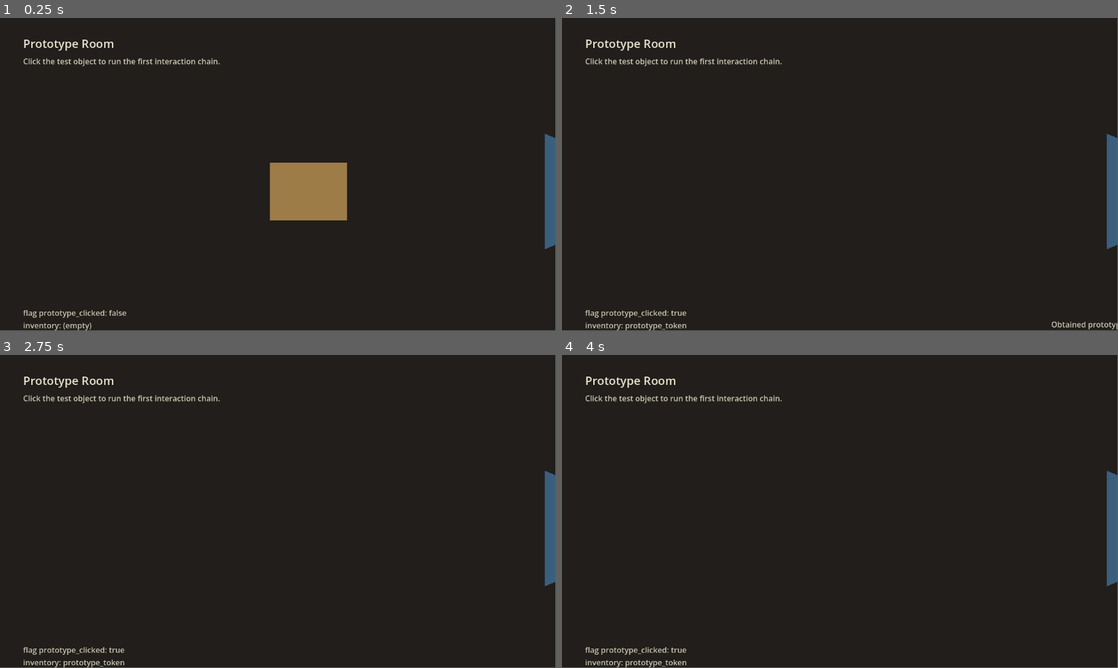
Above: before the commit, frames 1-4 (two rows, left to right).
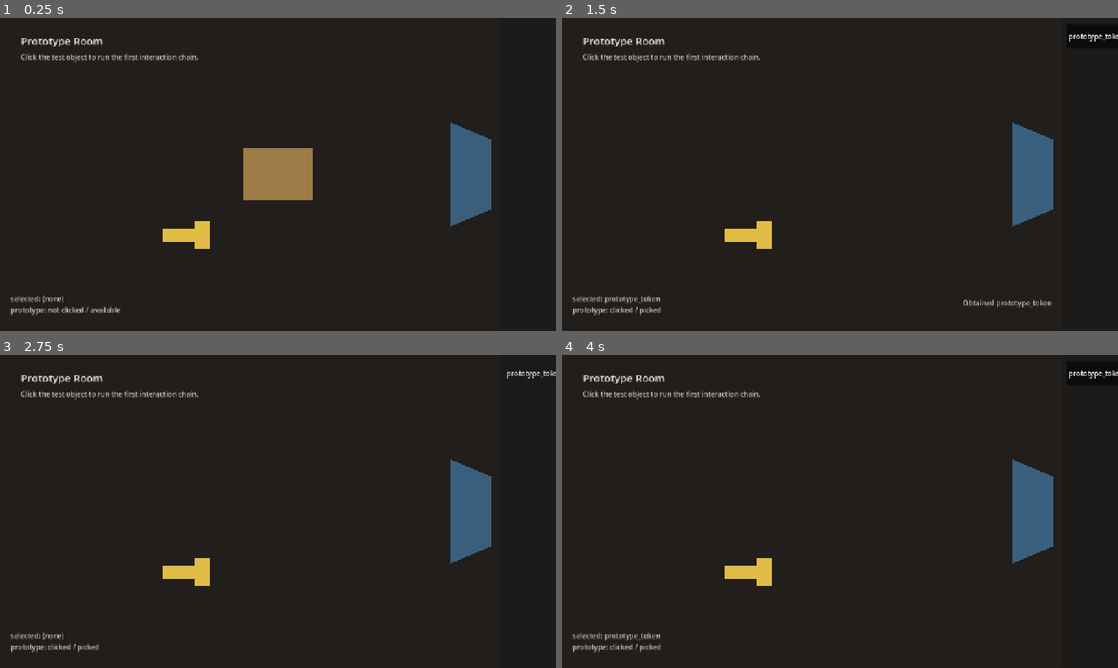
Above: after the commit, the same moments.

Repository: Courtshipfy/HijackSoul
Game: Godot game, scene res://levels/prototype/prototype_room_front.tscn
Same seed, same stepped clock (60 frames per second), same inputs: the game is played once before the commit and once after it.
Inputs (mouse positions are in pixels of both pictures, inside the frame that each line leads up to):
- Up to frame 1 (0.25 s): no input
- Up to frame 2 (1.5 s): tap Enter at 0.5 s; move the mouse to (867, 190) at 0.52 s; click (867, 190) at 0.67 s; click (1095, 36) at 1.25 s, where only the run after the commit has a clickable "prototype_token"
- Up to frame 3 (2.75 s): click (533, 373) at 2 s, where only the run after the commit has a clickable "prototype_token"
- Up to frame 4 (4 s): click (1095, 373) at 2.75 s, where only the run after the commit has a clickable "prototype_token"; tap Space at 3.5 s; move the mouse to (728, 527) at 3.52 s; click (728, 527) at 3.67 s
In our replay, the window is 799x449 before the commit and 800x450 after it. These sizes can differ from the game's own. Grey fills any space a smaller window leaves; there, only what the larger window draws over its background counts as a difference.

The runs differ from the first frame. In frame 1, 7.6% of the frame differs, in the area x 1-100%, y 6-100%; in frame 2, 5.2%; in frame 3, 4.9%; in frame 4, 4.9%.

Commit message:
初版功能性框架上传

Diff:
--- /dev/null
+++ b/hijacksoul/autoload/story_bridge.gd
@@ -0,0 +1,132 @@
+extends Node
+
+signal dialogue_line_requested(payload: Dictionary)
+signal dialogue_choices_requested(choices: Array)
+signal dialogue_ended
+signal story_error(message: String)
+
+const DEFAULT_STORY_PATH := "res://levels/prototype/prototype_story.nrstory"
+const STORY_LOADER_SCRIPT := "res://addons/narrrail/runtime/story_resource_loader.gd"
+const DIRECT_STORY_LOADER_SCRIPT := "res://addons/narrrail/importer/nrstory_loader.gd"
+const SESSION_SCRIPT := "res://addons/narrrail/runtime/narrrail_session.gd"
+
+@export var story_event_map: Dictionary = {
+	"inspect_wall_note": DEFAULT_STORY_PATH
+}
+
+@export var narrrail_event_action_map: Dictionary = {
+	"prototype_note_story_seen": [
+		{"type": "set_flag", "flag_id": "prototype_note_story_seen", "value": true},
+		{"type": "show_toast", "message": "Story event: prototype_note_story_seen"}
+	]
+}
+
+var _session: RefCounted
+var _active_story_path: String = ""
+var _active_story_data: Dictionary = {}
+
+func _ready() -> void:
+	var bus := _event_bus()
+	if bus != null:
+		bus.story_event_requested.connect(_on_story_event_requested)
+
+func start_story(story_path: String, initial_variables: Dictionary = {}) -> bool:
+	var load_result := _load_story_data(story_path)
+	if not load_result.get("ok", false):
+		_raise_error(String(load_result.get("error", "Failed to load story.")))
+		return false
+
+	var session_script: Script = load(SESSION_SCRIPT)
+	if session_script == null:
+		_raise_error("NarrRail session missing: %s" % SESSION_SCRIPT)
+		return false
+
+	_session = session_script.new()
+	_active_story_path = story_path
+	_active_story_data = load_result.get("story", {})
+	_connect_session(_session)
+	_session.start(_active_story_data, initial_variables)
+	return true
+
+func next() -> void:
+	if _session == null:
+		return
+	_session.next()
+
+func choose(index: int) -> void:
+	if _session == null:
+		return
+	_session.choose(index)
+
+func create_snapshot() -> Dictionary:
+	if _session == null:
+		return {}
+	return {
+		"story_path": _active_story_path,
+		"snapshot": _session.create_save_snapshot()
+	}
+
+func restore_snapshot(snapshot: Dictionary) -> bool:
+	var story_path := String(snapshot.get("story_path", ""))
+	var session_snapshot: Dictionary = snapshot.get("snapshot", {})
+	if story_path.is_empty() or session_snapshot.is_empty():
+		return true
+
+	var session_script: Script = load(SESSION_SCRIPT)
+	if session_script == null:
+		return false
+
+	var load_result := _load_story_data(story_path)
+	if not load_result.get("ok", false):
+		_raise_error(String(load_result.get("error", "Failed to restore story.")))
+		return false
+
+	_session = session_script.new()
+	_active_story_path = story_path
+	_active_story_data = load_result.get("story", {})
+	_connect_session(_session)
+	return _session.restore_save_snapshot(_active_story_data, session_snapshot)
+
+func _connect_session(session: RefCounted) -> void:
+	session.line_changed.connect(func(payload: Dictionary):
+		dialogue_line_requested.emit(payload)
+	)
+	session.choices_changed.connect(func(choices: Array):
+		dialogue_choices_requested.emit(choices)
+	)
+	session.ended.connect(func():
+		dialogue_ended.emit()
+	)
+	session.error_raised.connect(func(message: String):
+		_raise_error(message)
+	)
+	session.event_emitted.connect(_on_narrrail_event_emitted)
+
+func _load_story_data(story_path: String) -> Dictionary:
+	var loader_path := DIRECT_STORY_LOADER_SCRIPT if story_path.ends_with(".nrstory") else STORY_LOADER_SCRIPT
+	var loader_script: Script = load(loader_path)
+	if loader_script == null:
+		return {"ok": false, "story": {}, "error": "NarrRail story loader missing: %s" % loader_path}
+	return loader_script.call("load_story", story_path)
+
+func _on_story_event_requested(event_id: String, _payload: Dictionary) -> void:
+	var story_path := String(story_event_map.get(event_id, ""))
+	if story_path.is_empty():
+		return
+	start_story(story_path)
+
+func _on_narrrail_event_emitted(payload: Dictionary) -> void:
+	var event_id := String(payload.get("eventId", ""))
+	var actions: Array = narrrail_event_action_map.get(event_id, [])
+	if actions.is_empty():
+		return
+	var runner := get_tree().root.get_node_or_null("ActionRunner")
+	if runner != null:
+		await runner.run_actions(actions, {"story_event_id": event_id, "save_reason": "story_event"})
+
+func _raise_error(message: String) -> void:
+	story_error.emit(message)
+	push_error(message)
+
+func _event_bus() -> Node:
+	return get_tree().root.get_node_or_null("EventBus")
--- a/hijacksoul/levels/prototype/prototype_room_front.tscn
+++ b/hijacksoul/levels/prototype/prototype_room_front.tscn
@@ -15,7 +15,10 @@
 size = Vector2(160, 120)
 
 [sub_resource type="RectangleShape2D" id="RectangleShape2D_exit"]
-size = Vector2(96, 240)
+size = Vector2(112, 280)
+
+[sub_resource type="RectangleShape2D" id="RectangleShape2D_key"]
+size = Vector2(120, 72)
 
 [node name="PrototypeRoomFront" type="Node2D" unique_id=1989307710]
 script = ExtResource("1_room_view")
@@ -55,6 +58,7 @@
 object_id = "prototype.room_front.test_object"
 display_name = "Test Object"
 hover_text = "Test Object"
+hotspot_size = Vector2(160, 120)
 default_actions = Array[Dictionary]([{
 "flag_id": "prototype_clicked",
 "type": "set_flag",
@@ -75,11 +79,12 @@
 shape = SubResource("RectangleShape2D_object")
 
 [node name="ExitToLeftView" type="Area2D" parent="ObjectLayer" unique_id=1717655515]
-position = Vector2(1178, 360)
+position = Vector2(1084, 360)
 script = ExtResource("2_interactive_object")
 object_id = "prototype.room_front.exit_left_view"
 display_name = "Left View"
 hover_text = "Look left"
+hotspot_size = Vector2(112, 280)
 default_actions = Array[Dictionary]([{
 "scene_path": "res://levels/prototype/prototype_room_left.tscn",
 "type": "change_view",
@@ -92,6 +97,28 @@
 
 [node name="CollisionShape2D" type="CollisionShape2D" parent="ObjectLayer/ExitToLeftView" unique_id=988292392]
 shape = SubResource("RectangleShape2D_exit")
+
+[node name="PrototypeKey" type="Area2D" parent="ObjectLayer" unique_id=211276887]
+position = Vector2(430, 500)
+script = ExtResource("2_interactive_object")
+object_id = "prototype.room_front.prototype_key"
+display_name = "Prototype Key"
+hover_text = "Pick up key"
+hotspot_size = Vector2(120, 72)
+default_actions = Array[Dictionary]([{
+"item_id": "prototype_key",
+"type": "pickup_item"
+}, {
+"message": "Obtained prototype_key",
+"type": "show_toast"
+}])
+
+[node name="KeyBlock" type="Polygon2D" parent="ObjectLayer/PrototypeKey" unique_id=1213473299]
+color = Color(0.88, 0.74, 0.28, 1)
+polygon = PackedVector2Array(-55, -16, 18, -16, 18, -32, 55, -32, 55, 32, 18, 32, 18, 16, -55, 16)
+
+[node name="CollisionShape2D" type="CollisionShape2D" parent="ObjectLayer/PrototypeKey" unique_id=215462888]
+shape = SubResource("RectangleShape2D_key")
 
 [node name="PrototypeDebugHud" type="CanvasLayer" parent="." unique_id=1330575709]
 script = ExtResource("3_debug_hud")
--- a/hijacksoul/levels/prototype/prototype_room_left.tscn
+++ b/hijacksoul/levels/prototype/prototype_room_left.tscn
@@ -17,6 +17,9 @@
 
 [sub_resource type="RectangleShape2D" id="RectangleShape2D_note"]
 size = Vector2(180, 100)
+
+[sub_resource type="RectangleShape2D" id="RectangleShape2D_box"]
+size = Vector2(160, 120)
 
 [node name="PrototypeRoomLeft" type="Node2D"]
 script = ExtResource("1_room_view")
@@ -58,6 +61,7 @@
 object_id = "prototype.room_left.exit_front_view"
 display_name = "Front View"
 hover_text = "Look forward"
+hotspot_size = Vector2(112, 280)
 default_actions = Array[Dictionary]([{
 "scene_path": "res://levels/prototype/prototype_room_front.tscn",
 "type": "change_view",
@@ -77,13 +81,10 @@
 object_id = "prototype.room_left.wall_note"
 display_name = "Wall Note"
 hover_text = "Read note"
+hotspot_size = Vector2(180, 100)
 default_actions = Array[Dictionary]([{
-"type": "set_flag",
-"flag_id": "prototype_note_read",
-"value": true
-}, {
-"type": "show_toast",
-"message": "Read wall note"
+"type": "emit_story_event",
+"event_id": "inspect_wall_note"
 }])
 
 [node name="NoteBlock" type="Polygon2D" parent="ObjectLayer/WallNote"]
@@ -92,6 +93,45 @@
 
 [node name="CollisionShape2D" type="CollisionShape2D" parent="ObjectLayer/WallNote"]
 shape = SubResource("RectangleShape2D_note")
+
+[node name="LockedBox" type="Area2D" parent="ObjectLayer"]
+position = Vector2(850, 455)
+script = ExtResource("2_interactive_object")
+object_id = "prototype.room_left.locked_box"
+display_name = "Locked Box"
+hover_text = "Open box"
+hotspot_size = Vector2(160, 120)
+default_actions = Array[Dictionary]([{
+"message": "The box is locked.",
+"type": "show_toast"
+}])
+item_interactions = Array[Dictionary]([{
+"actions": [{
+"item_id": "prototype_key",
+"type": "remove_item"
+}, {
+"object_id": "prototype.room_left.locked_box",
+"state": {
+"state": "open"
+},
+"type": "set_object_state"
+}, {
+"flag_id": "prototype_box_opened",
+"type": "set_flag",
+"value": true
+}, {
+"message": "Opened the locked box.",
+"type": "show_toast"
+}],
+"item_id": "prototype_key"
+}])
+
+[node name="BoxBlock" type="Polygon2D" parent="ObjectLayer/LockedBox"]
+color = Color(0.42, 0.32, 0.22, 1)
+polygon = PackedVector2Array(-80, -60, 80, -60, 80, 60, -80, 60)
+
+[node name="CollisionShape2D" type="CollisionShape2D" parent="ObjectLayer/LockedBox"]
+shape = SubResource("RectangleShape2D_box")
 
 [node name="PrototypeDebugHud" type="CanvasLayer" parent="."]
 script = ExtResource("3_debug_hud")
--- a/hijacksoul/modules/interaction/interactive_object.gd
+++ b/hijacksoul/modules/interaction/interactive_object.gd
@@ -1,3 +1,4 @@
+@tool
 extends Area2D
 class_name InteractiveObject
 
@@ -5,11 +6,42 @@
 signal hover_ended(object_id: String)
 signal interaction_requested(payload: Dictionary)
 
+@export_group("Identity")
 @export var object_id: String = ""
 @export var display_name: String = ""
 @export var hover_text: String = ""
 @export var save_enabled: bool = true
 @export var default_state: String = "default"
+
+@export_group("Visual")
+@export var sprite_texture: Texture2D:
+	set(value):
+		sprite_texture = value
+		_sync_editor_nodes()
+@export var sprite_offset: Vector2 = Vector2.ZERO:
+	set(value):
+		sprite_offset = value
+		_sync_editor_nodes()
+@export var sprite_scale: Vector2 = Vector2.ONE:
+	set(value):
+		sprite_scale = value
+		_sync_editor_nodes()
+@export var sprite_modulate: Color = Color.WHITE:
+	set(value):
+		sprite_modulate = value
+		_sync_editor_nodes()
+
+@export_group("Hotspot")
+@export var hotspot_size: Vector2 = Vector2(64, 64):
+	set(value):
+		hotspot_size = value.max(Vector2.ONE)
+		_sync_editor_nodes()
+@export var hotspot_offset: Vector2 = Vector2.ZERO:
+	set(value):
+		hotspot_offset = value
+		_sync_editor_nodes()
+
+@export_group("Actions")
 @export var default_actions: Array[Dictionary] = []
 @export var item_interactions: Array[Dictionary] = []
 @export var visible_condition: Dictionary = {}
@@ -25,6 +57,10 @@
 var _default_modulate: Color = Color.WHITE
 
 func _ready() -> void:
+	_sync_editor_nodes()
+	if Engine.is_editor_hint():
+		return
+
 	add_to_group("interactive_object")
 	current_state = default_state
 	_default_modulate = modulate
@@ -150,3 +186,25 @@
 	if changed_object_id != object_id:
 		return
 	apply_object_state(state)
+
+func _sync_editor_nodes() -> void:
+	if not is_inside_tree():
+		return
+
+	var sprite := get_node_or_null("Sprite2D") as Sprite2D
+	if sprite != null:
+		sprite.texture = sprite_texture
+		sprite.offset = sprite_offset
+		sprite.scale = sprite_scale
+		sprite.modulate = sprite_modulate
+
+	var collision := get_node_or_null("CollisionShape2D") as CollisionShape2D
+	if collision == null:
+		return
+	collision.position = hotspot_offset
+
+	var rect_shape := collision.shape as RectangleShape2D
+	if rect_shape == null:
+		rect_shape = RectangleShape2D.new()
+		collision.shape = rect_shape
+	rect_shape.size = hotspot_size
--- a/hijacksoul/modules/interaction/interactive_object.tscn
+++ b/hijacksoul/modules/interaction/interactive_object.tscn
@@ -7,6 +7,7 @@
 
 [node name="InteractiveObject" type="Area2D"]
 script = ExtResource("1_interactive")
+hotspot_size = Vector2(64, 64)
 
 [node name="Sprite2D" type="Sprite2D" parent="."]
 
--- a/hijacksoul/project.godot
+++ b/hijacksoul/project.godot
@@ -22,9 +22,16 @@
 SaveManager="*res://autoload/save_manager.gd"
 SceneFlowManager="*res://autoload/scene_flow_manager.gd"
 InventoryManager="*res://autoload/inventory_manager.gd"
+StoryBridge="*res://autoload/story_bridge.gd"
 ActionRunner="*res://modules/interaction/action_runner.gd"
 InteractionManager="*res://modules/interaction/interaction_manager.gd"
 SceneManager="*uid://j20v4cg7v8m1"
+
+[display]
+
+window/size/viewport_width=1280
+window/size/viewport_height=720
+window/stretch/mode="canvas_items"
 
 [editor_plugins]
 
--- a/hijacksoul/tests/interaction_smoke_runner.gd
+++ b/hijacksoul/tests/interaction_smoke_runner.gd
@@ -1,6 +1,7 @@
 extends Node
 
 const PROTOTYPE_SCENE := "res://levels/prototype/prototype_room_front.tscn"
+const LEFT_SCENE := "res://levels/prototype/prototype_room_left.tscn"
 
 func _ready() -> void:
 	call_deferred("_run")
@@ -43,5 +44,70 @@
 		get_tree().quit(1)
 		return
 
+	var key_object: Node = scene.get_node("ObjectLayer/PrototypeKey")
+	await interaction_manager.request_interaction({
+		"object": key_object,
+		"object_id": "prototype.room_front.prototype_key",
+		"display_name": "Prototype Key"
+	})
+	await get_tree().process_frame
+
+	if not inventory.has_item("prototype_key"):
+		push_error("Expected inventory to contain prototype_key.")
+		get_tree().quit(1)
+		return
+
+	inventory.select_item("prototype_key")
+	var left_scene: Node = load(LEFT_SCENE).instantiate()
+	add_child(left_scene)
+	await get_tree().process_frame
+
+	var box_object: Node = left_scene.get_node("ObjectLayer/LockedBox")
+	await interaction_manager.request_interaction({
+		"object": box_object,
+		"object_id": "prototype.room_left.locked_box",
+		"display_name": "Locked Box"
+	})
+	await get_tree().process_frame
+
+	if inventory.has_item("prototype_key"):
+		push_error("Expected prototype_key to be consumed by locked box.")
+		get_tree().quit(1)
+		return
+
+	if game_state.get_flag("prototype_box_opened", false) != true:
+		push_error("Expected prototype_box_opened flag to be true.")
+		get_tree().quit(1)
+		return
+
+	var story_bridge: Node = get_tree().root.get_node("StoryBridge")
+	var dialogue_lines: Array[String] = []
+	story_bridge.dialogue_line_requested.connect(func(payload: Dictionary):
+		dialogue_lines.append(String(payload.get("textKey", "")))
+	)
+
+	var note_object: Node = left_scene.get_node("ObjectLayer/WallNote")
+	await interaction_manager.request_interaction({
+		"object": note_object,
+		"object_id": "prototype.room_left.wall_note",
+		"display_name": "Wall Note"
+	})
+	await get_tree().process_frame
+
+	if dialogue_lines.is_empty() or dialogue_lines[0] != "The paper is brittle.":
+		push_error("Expected NarrRail dialogue line from WallNote.")
+		get_tree().quit(1)
+		return
+
+	story_bridge.next()
+	await get_tree().process_frame
+	story_bridge.next()
+	await get_tree().process_frame
+
+	if game_state.get_flag("prototype_note_story_seen", false) != true:
+		push_error("Expected NarrRail emitted event to set prototype_note_story_seen.")
+		get_tree().quit(1)
+		return
+
 	print("interaction_smoke_runner passed")
 	get_tree().quit(0)
--- /dev/null
+++ b/hijacksoul/tests/prototype_scene_config_runner.gd
@@ -0,0 +1,39 @@
+extends Node
+
+const FRONT_SCENE := "res://levels/prototype/prototype_room_front.tscn"
+const LEFT_SCENE := "res://levels/prototype/prototype_room_left.tscn"
+
+func _ready() -> void:
+	call_deferred("_run")
+
+func _run() -> void:
+	var front: Node = load(FRONT_SCENE).instantiate()
+	add_child(front)
+	await get_tree().process_frame
+
+	_assert_hotspot(front, "ObjectLayer/ExitToLeftView", Vector2(112, 280))
+	_assert_hotspot(front, "ObjectLayer/TestObject", Vector2(160, 120))
+	_assert_hotspot(front, "ObjectLayer/PrototypeKey", Vector2(120, 72))
+
+	var left: Node = load(LEFT_SCENE).instantiate()
+	add_child(left)
+	await get_tree().process_frame
+
+	_assert_hotspot(left, "ObjectLayer/ExitToFrontView", Vector2(112, 280))
+	_assert_hotspot(left, "ObjectLayer/WallNote", Vector2(180, 100))
+	_assert_hotspot(left, "ObjectLayer/LockedBox", Vector2(160, 120))
+
+	print("prototype_scene_config_runner passed")
+	get_tree().quit(0)
+
+func _assert_hotspot(root: Node, node_path: NodePath, expected_size: Vector2) -> void:
+	var node := root.get_node(node_path)
+	var collision := node.get_node("CollisionShape2D") as CollisionShape2D
+	var shape := collision.shape as RectangleShape2D
+	if shape == null or not shape.size.is_equal_approx(expected_size):
+		push_error("Unexpected hotspot size on %s: expected %s got %s" % [
+			str(node_path),
+			str(expected_size),
+			str(shape.size if shape != null else Vector2.ZERO)
+		])
+		get_tree().quit(1)
--- /dev/null
+++ b/hijacksoul/tests/prototype_scene_config_runner.tscn
@@ -0,0 +1,6 @@
+[gd_scene load_steps=2 format=3]
+
+[ext_resource type="Script" path="res://tests/prototype_scene_config_runner.gd" id="1_runner"]
+
+[node name="PrototypeSceneConfigRunner" type="Node"]
+script = ExtResource("1_runner")
--- a/hijacksoul/ui/debug/prototype_debug_hud.gd
+++ b/hijacksoul/ui/debug/prototype_debug_hud.gd
@@ -1,10 +1,22 @@
 extends CanvasLayer
+
+const DESIGN_SIZE := Vector2(1280, 720)
+const INVENTORY_WIDTH := 128.0
+const CONTENT_RIGHT := DESIGN_SIZE.x - INVENTORY_WIDTH
+const OUTER_MARGIN := 24.0
 
 @onready var _toast_label: Label = %ToastLabel
 @onready var _state_label: Label = %StateLabel
 @onready var _tooltip_label: Label = %TooltipLabel
 
 var _toast_timer: SceneTreeTimer
+var _inventory_panel: PanelContainer
+var _inventory_list: VBoxContainer
+var _dialogue_panel: PanelContainer
+var _dialogue_speaker_label: Label
+var _dialogue_text_label: Label
+var _dialogue_next_button: Button
+var _dialogue_choice_list: VBoxContainer
 
 func _ready() -> void:
 	var bus := get_tree().root.get_node_or_null("EventBus")
@@ -39,6 +51,10 @@
 
 	_toast_label.visible = false
 	_tooltip_label.visible = false
+	_build_inventory_panel()
+	_build_dialogue_panel()
+	_apply_fixed_layout()
+	_connect_story_bridge()
 	_refresh_state()
 
 func _on_toast_requested(message: String, _payload: Dictionary) -> void:
@@ -59,14 +75,18 @@
 		object_state = game_state.get_object_state("prototype.room_front.test_object")
 
 	var items: Array[String] = []
+	var selected_item_id := ""
 	if inventory != null:
 		items = inventory.get_items()
-
-	_state_label.text = "flag prototype_clicked: %s\ninventory: %s\nobject_state: %s" % [
-		str(flag_value),
-		", ".join(items) if not items.is_empty() else "(empty)",
-		str(object_state)
+		selected_item_id = inventory.get_selected_item_id()
+
+	var picked_text := "picked" if bool(object_state.get("picked", false)) else "available"
+	_state_label.text = "selected: %s\nprototype: %s / %s" % [
+		selected_item_id if not selected_item_id.is_empty() else "(none)",
+		"clicked" if flag_value else "not clicked",
+		picked_text
 	]
+	_refresh_inventory_buttons(items, selected_item_id)
 
 func _on_hover_started(payload: Dictionary) -> void:
 	var text := String(payload.get("hover_text", ""))
@@ -79,3 +99,156 @@
 
 func _on_hover_ended(_payload: Dictionary) -> void:
 	_tooltip_label.visible = false
+
+func _build_inventory_panel() -> void:
+	_inventory_panel = PanelContainer.new()
+	_inventory_panel.name = "SideInventoryPanel"
+	add_child(_inventory_panel)
+
+	var margin := MarginContainer.new()
+	margin.add_theme_constant_override("margin_left", 10)
+	margin.add_theme_constant_override("margin_top", 14)
+	margin.add_theme_constant_override("margin_right", 10)
+	margin.add_theme_constant_override("margin_bottom", 14)
+	_inventory_panel.add_child(margin)
+
+	_inventory_list = VBoxContainer.new()
+	_inventory_list.name = "InventoryList"
+	_inventory_list.add_theme_constant_override("separation", 8)
+	margin.add_child(_inventory_list)
+
+func _build_dialogue_panel() -> void:
+	_dialogue_panel = PanelContainer.new()
+	_dialogue_panel.name = "DialoguePanel"
+	_dialogue_panel.visible = false
+	add_child(_dialogue_panel)
+
+	var margin := MarginContainer.new()
+	margin.add_theme_constant_override("margin_left", 18)
+	margin.add_theme_constant_override("margin_top", 14)
+	margin.add_theme_constant_override("margin_right", 18)
+	margin.add_theme_constant_override("margin_bottom", 14)
+	_dialogue_panel.add_child(margin)
+
+	var root := VBoxContainer.new()
+	root.add_theme_constant_override("separation", 8)
+	margin.add_child(root)
+
+	_dialogue_speaker_label = Label.new()
+	_dialogue_speaker_label.text = ""
+	root.add_child(_dialogue_speaker_label)
+
+	_dialogue_text_label = Label.new()
+	_dialogue_text_label.autowrap_mode = TextServer.AUTOWRAP_WORD_SMART
+	_dialogue_text_label.custom_minimum_size = Vector2(720, 48)
+	root.add_child(_dialogue_text_label)
+
+	var bottom_row := HBoxContainer.new()
+	bottom_row.alignment = BoxContainer.ALIGNMENT_END
+	root.add_child(bottom_row)
+
+	_dialogue_choice_list = VBoxContainer.new()
+	_dialogue_choice_list.add_theme_constant_override("separation", 6)
+	bottom_row.add_child(_dialogue_choice_list)
+
+	_dialogue_next_button = Button.new()
+	_dialogue_next_button.text = "Next"
+	_dialogue_next_button.custom_minimum_size = Vector2(96, 34)
+	_dialogue_next_button.pressed.connect(_on_dialogue_next_pressed)
+	bottom_row.add_child(_dialogue_next_button)
+
+func _apply_fixed_layout() -> void:
+	_inventory_panel.set_anchors_preset(Control.PRESET_TOP_LEFT)
+	_inventory_panel.position = Vector2(CONTENT_RIGHT, 0)
+	_inventory_panel.size = Vector2(INVENTORY_WIDTH, DESIGN_SIZE.y)
+
+	_state_label.position = Vector2(OUTER_MARGIN, DESIGN_SIZE.y - 86.0)
+	_state_label.size = Vector2(430, 64)
+	_state_label.mouse_filter = Control.MOUSE_FILTER_IGNORE
+
+	_tooltip_label.position = Vector2(416, DESIGN_SIZE.y - 72.0)
+	_tooltip_label.size = Vector2(320, 32)
+	_tooltip_label.horizontal_alignment = HORIZONTAL_ALIGNMENT_CENTER
+	_tooltip_label.mouse_filter = Control.MOUSE_FILTER_IGNORE
+
+	_toast_label.position = Vector2(CONTENT_RIGHT - 360.0 - OUTER_MARGIN, DESIGN_SIZE.y - 76.0)
+	_toast_label.size = Vector2(360, 36)
+	_toast_label.horizontal_alignment = HORIZONTAL_ALIGNMENT_RIGHT
+	_toast_label.mouse_filter = Control.MOUSE_FILTER_IGNORE
+
+	_dialogue_panel.set_anchors_preset(Control.PRESET_TOP_LEFT)
+	_dialogue_panel.position = Vector2(176, DESIGN_SIZE.y - 188.0)
+	_dialogue_panel.size = Vector2(760, 132)
+
+func _refresh_inventory_buttons(items: Array[String], selected_item_id: String) -> void:
+	if _inventory_list == null:
+		return
+	for child in _inventory_list.get_children():
+		child.queue_free()
+
+	for item_id in items:
+		var button := Button.new()
+		button.custom_minimum_size = Vector2(104, 56)
+		button.text = item_id
+		button.toggle_mode = true
+		button.button_pressed = item_id == selected_item_id
+		button.tooltip_text = item_id
+		button.pressed.connect(_on_inventory_button_pressed.bind(item_id))
+		_inventory_list.add_child(button)
+
+func _on_inventory_button_pressed(item_id: String) -> void:
+	var inventory := get_tree().root.get_node_or_null("InventoryManager")
+	if inventory == null:
+		return
+	if inventory.get_selected_item_id() == item_id:
+		inventory.select_item("")
+	else:
+		inventory.select_item(item_id)
+
+func _connect_story_bridge() -> void:
+	var story_bridge := get_tree().root.get_node_or_null("StoryBridge")
+	if story_bridge == null:
+		return
+	story_bridge.dialogue_line_requested.connect(_on_dialogue_line_requested)
+	story_bridge.dialogue_choices_requested.connect(_on_dialogue_choices_requested)
+	story_bridge.dialogue_ended.connect(_on_dialogue_ended)
+	story_bridge.story_error.connect(func(message: String):
+		_on_toast_requested(message, {})
+	)
+
+func _on_dialogue_line_requested(payload: Dictionary) -> void:
+	_dialogue_panel.visible = true
+	_dialogue_next_button.visible = true
+	_clear_dialogue_choices()
+	_dialogue_speaker_label.text = String(payload.get("speakerId", ""))
+	_dialogue_text_label.text = String(payload.get("textKey", ""))
+
+func _on_dialogue_choices_requested(choices: Array) -> void:
+	_dialogue_panel.visible = true
+	_dialogue_next_button.visible = false
+	_clear_dialogue_choices()
+	for i in range(choices.size()):
+		var choice: Dictionary = choices[i]
+		var button := Button.new()
+		button.text = String(choice.get("textKey", ""))
+		button.custom_minimum_size = Vector2(220, 32)
+		button.pressed.connect(_on_dialogue_choice_pressed.bind(i))
+		_dialogue_choice_list.add_child(button)
+
+func _on_dialogue_ended() -> void:
+	_dialogue_panel.visible = false
+	_clear_dialogue_choices()
+
+func _on_dialogue_next_pressed() -> void:
+	var story_bridge := get_tree().root.get_node_or_null("StoryBridge")
+	if story_bridge != null:
+		story_bridge.next()
+
+func _on_dialogue_choice_pressed(index: int) -> void:
+	var story_bridge := get_tree().root.get_node_or_null("StoryBridge")
+	if story_bridge != null:
+		story_bridge.choose(index)
+
+func _clear_dialogue_choices() -> void:
+	for child in _dialogue_choice_list.get_children():
+		child.queue_free()
Not shown, added: hijacksoul/autoload/story_bridge.gd.uid
Not shown, added: hijacksoul/levels/prototype/prototype_story.nrstory.import
Not shown, added: hijacksoul/tests/prototype_scene_config_runner.gd.uid
Not shown, changed: hijacksoul/Docs/开发任务清单.md
Not shown, added: hijacksoul/levels/prototype/prototype_story.nrstory
